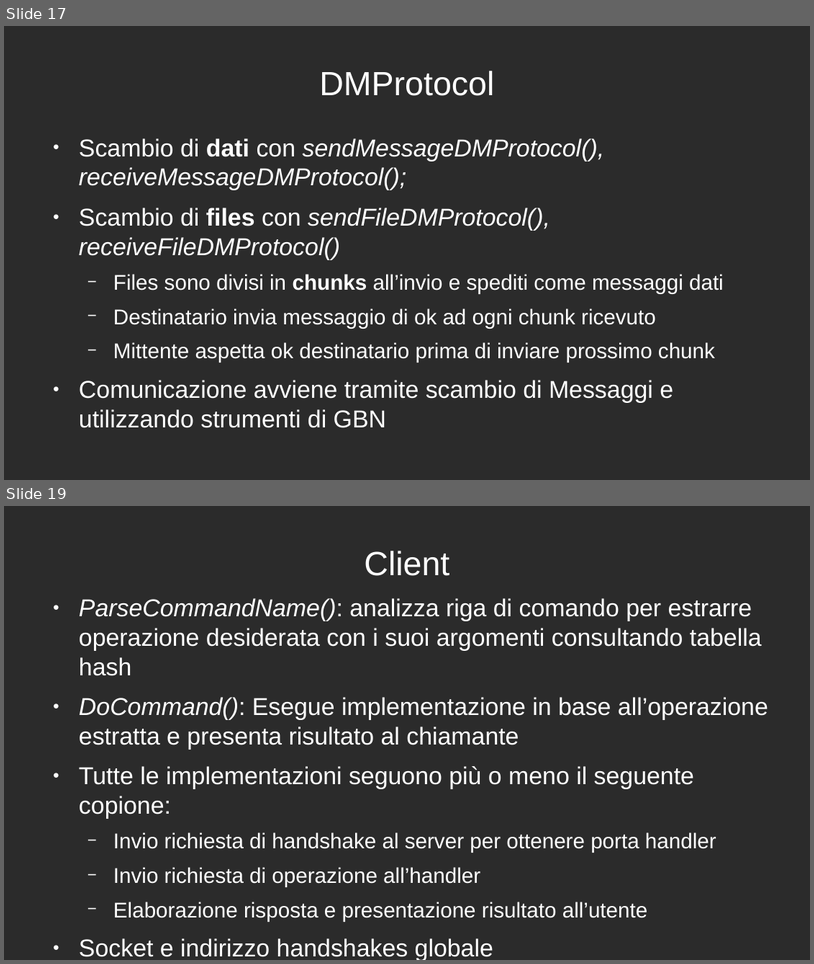
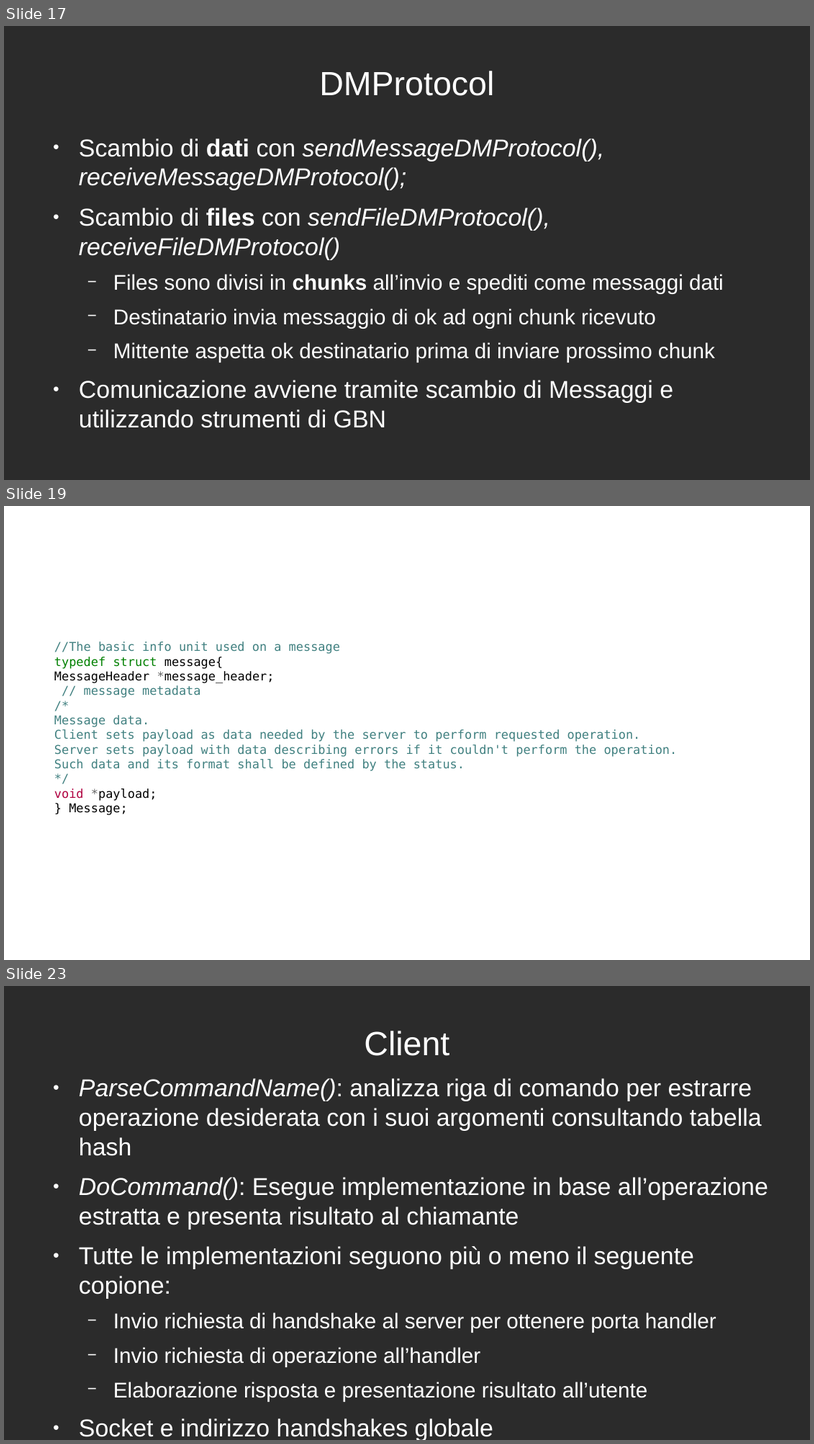
Before and after one commit to Torkin1/IIW_UDP_GBN, a slide deck: doc/slides/implementazione.odp. Shown one above the other, each under a label of ours: slides 17 and 19 before the commit, slides 17, 19 and 23 after it; the slides between them are not shown. The pictures are 814x964 and 814x1444 pixels, drawn with LibreOffice and Linux fonts; fonts in the diff are those of the drawing; background and template pictures are left out; a plain dark background stands for a picture behind light text. Boxes give left, top, right and bottom in pixels: in the first picture for what was removed or moved away, otherwise in the second. Text is boxed around its words. In the diff, an @@ line names an element or a change of style, - is before the commit and + after.

```diff
--- a/doc/slides/implementazione.odp
+++ b/doc/slides/implementazione.odp
@@ slide 19 added at [4, 506, 810, 960], background picture (left out) @@
@@ title added at [44, 524, 770, 600], 33 pt, text #FFFFFF @@
+DMProtocol
@@ text added at [54, 641, 678, 815], 12 pt, text #408080 @@
+//The basic info unit used on a message
+typedef struct message{
+MessageHeader *message_header;
+// message metadata
+/*
+Message data.
+Client sets payload as data needed by the server to perform requested operation.
+Server sets payload with data describing errors if it couldn't perform the operation.
+Such data and its format shall be defined by the status.
+*/
+void *payload;
+} Message;
@@ what was slide 19 is now slide 23 @@
```
Also in this commit, not shown: 2 slides changed, 6 other slides added, 3 slides removed.
